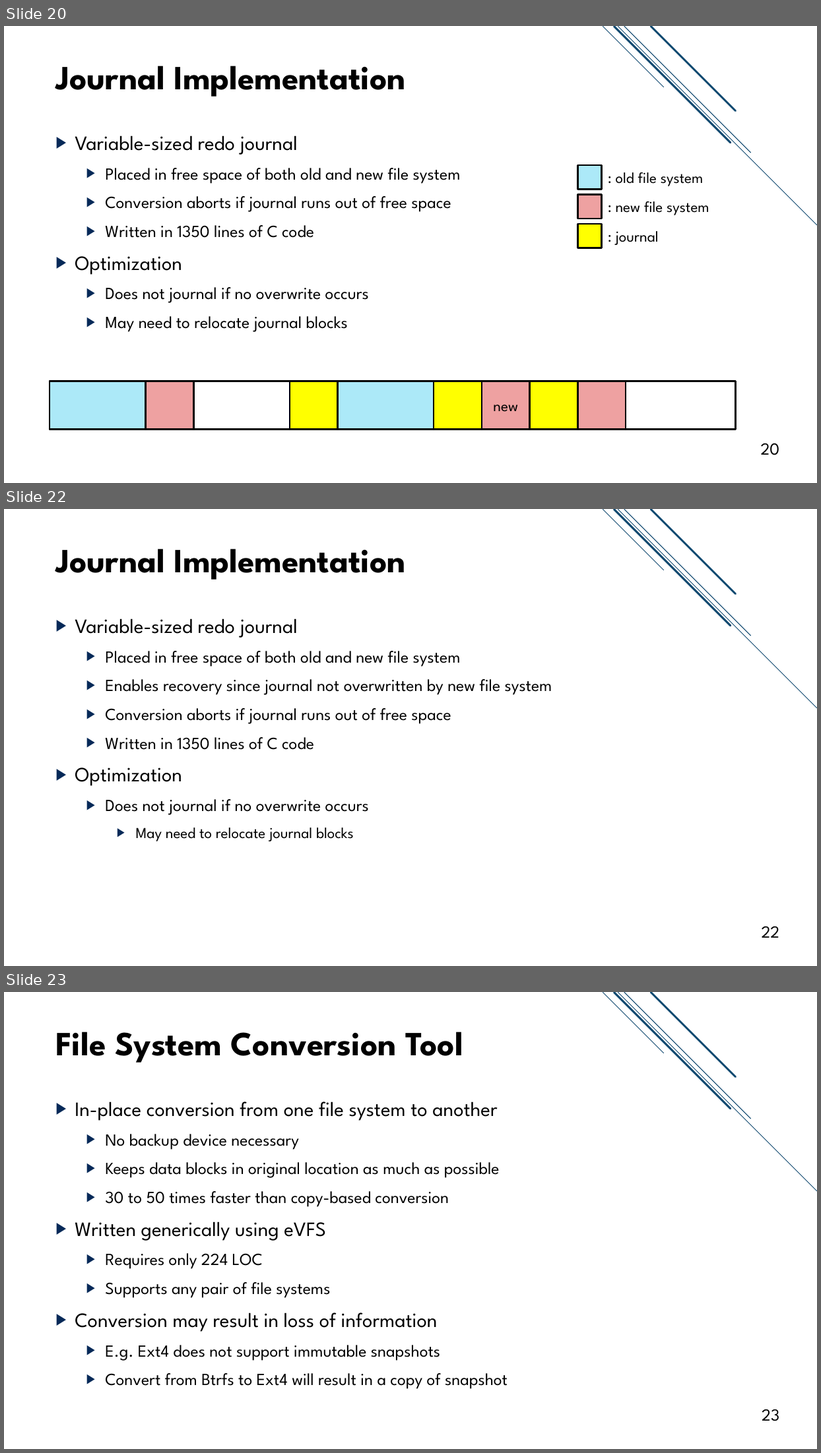
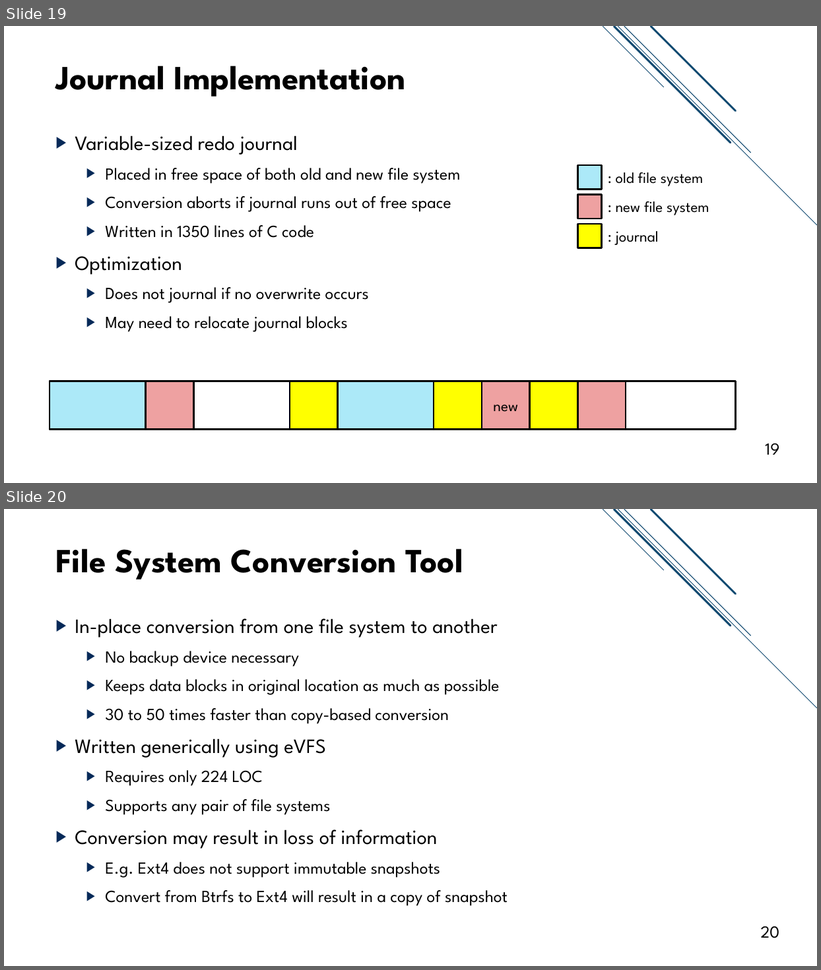
Before and after one commit to jacksun007/evfs-paper, a slide deck: slide/evfs_talk.pptx. Shown one above the other, each under a label of ours: slides 20, 22 and 23 before the commit, slides 19 and 20 after it; the slides between them are not shown. The pictures are 821x1453 and 821x970 pixels, drawn with LibreOffice and Linux fonts; fonts in the diff are those of the drawing. Boxes give left, top, right and bottom in pixels: in the first picture for what was removed or moved away, otherwise in the second. Text is boxed around its words. In the diff, an @@ line names an element or a change of style, - is before the commit and + after.

```diff
--- a/slide/evfs_talk.pptx
+++ b/slide/evfs_talk.pptx
@@ slide 22 removed at (4, 509, 817, 966), background #FFFFFF; not listed: 5 template elements that a slide beside it also shows @@
@@ title removed at (55, 549, 406, 580) @@
-Journal Implementation
@@ text removed at (75, 619, 552, 842) @@
-▶ Variable-sized redo journal
-  ▶ Placed in free space of both old and new file system
-  ▶ Enables recovery since journal not overwritten by new file system
-  ▶ Conversion aborts if journal runs out of free space
-  ▶ Written in 1350 lines of C code
-▶ Optimization
-  ▶ Does not journal if no overwrite occurs
-    ▶ May need to relocate journal blocks
@@ page number removed at (762, 926, 780, 938) @@
-22
@@ what was slide 20 is now slide 19 @@
@@ page number at (765, 443, 780, 455): text changed @@
-20
+19
@@ what was slide 23 is now slide 20 @@
@@ page number at (761, 926, 780, 939): text changed @@
-23
+20
```
Also in this commit, not shown: 7 slides changed, 1 slide added, 2 other slides removed.
